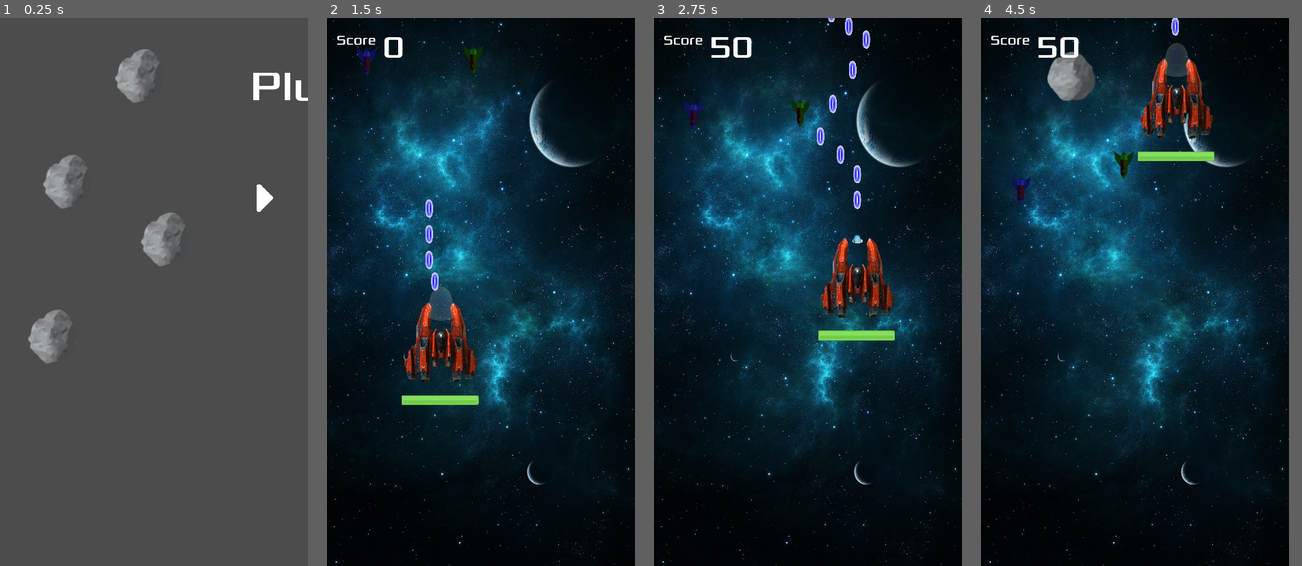
Above: before the commit, frames 1-4 (left to right).
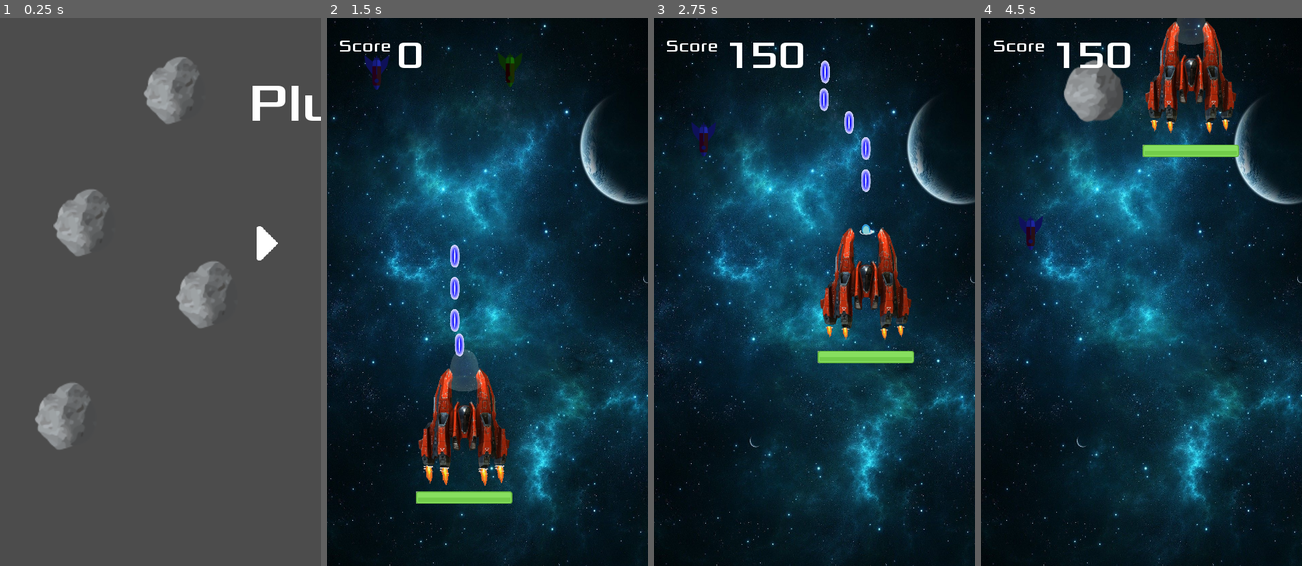
Above: after the commit, the same moments.

Repository: lucaspsantana/plutao
Game: Godot game, scene res://src/gui/Screens.tscn
The game is run twice, just before and just after one commit, with the same random seed, the same clock (stepped at 60 frames per second) and the same inputs.
Inputs (mouse positions are in pixels of both pictures, inside the frame that each line leads up to; where the layout moved, square brackets give the same spot in the first picture):
- Up to frame 1 (0.25 s): no input
- Up to frame 2 (1.5 s): click (429, 242) [439, 198] at 0.5 s; move the mouse to (548, 264) at 1.27 s; click (548, 264) at 1.42 s
- Up to frame 3 (2.75 s): drag from (747, 319) to (856, 275) at 2.02 s
- Up to frame 4 (4.5 s): move the mouse to (1167, 171) at 2.77 s; click (1167, 171) at 2.92 s; drag from (1119, 401) to (1183, 28) at 3.52 s; move the mouse to (1228, 374) at 4.27 s; click (1228, 374) at 4.42 s
In our replay, the window is 450x800 before the commit and 469x800 after it. These sizes can differ from the game's own. Grey fills any space a smaller window leaves; there, only what the larger window draws over its background counts as a difference.

The runs differ from the first frame. In frame 1, 8.5% of the frame differs, in the area x 8-100%, y 5-79%; in frame 2, 41%; in frame 3, 40%; in frame 4, 41%, in the area x 0-100%, y 0-100%.

Commit message:
animation

Diff:
--- a/project.godot
+++ b/project.godot
@@ -30,11 +30,10 @@
 
 [display]
 
-window/size/width=720
-window/size/height=1280
+window/size/width=600
+window/size/height=1024
 window/handheld/orientation="portrait"
 window/stretch/mode="2d"
-window/stretch/aspect="keep"
 
 [input]
 
--- a/src/Actors/Player.tscn
+++ b/src/Actors/Player.tscn
@@ -18,6 +18,11 @@
 [ext_resource path="res://assets/images/explosion2/Ativo 8.png" type="Texture" id=16]
 [ext_resource path="res://assets/images/explosion2/Ativo 9.png" type="Texture" id=17]
 [ext_resource path="res://src/Objects/HealthBar.tscn" type="PackedScene" id=18]
+[ext_resource path="res://src/Objects/Propulsion.tscn" type="PackedScene" id=19]
+[ext_resource path="res://assets/images/turbine/Ativo 1.png" type="Texture" id=20]
+[ext_resource path="res://assets/images/turbine/Ativo 5.png" type="Texture" id=21]
+[ext_resource path="res://assets/images/turbine/Ativo 2.png" type="Texture" id=22]
+[ext_resource path="res://assets/images/turbine/Ativo 3.png" type="Texture" id=23]
 
 [sub_resource type="RectangleShape2D" id=1]
 extents = Vector2( 18.2063, 21.7617 )
@@ -140,6 +145,126 @@
 "values": [ Color( 1, 1, 1, 1 ), Color( 1, 1, 1, 0 ) ]
 }
 
+[sub_resource type="Animation" id=8]
+resource_name = "propulsion"
+length = 0.16
+loop = true
+step = 0.01
+tracks/0/type = "value"
+tracks/0/path = NodePath("propulsion:texture")
+tracks/0/interp = 1
+tracks/0/loop_wrap = true
+tracks/0/imported = false
+tracks/0/enabled = true
+tracks/0/keys = {
+"times": PoolRealArray( 0, 0.05, 0.1, 0.15 ),
+"transitions": PoolRealArray( 0.00866846, 1, 1, 1 ),
+"update": 1,
+"values": [ ExtResource( 20 ), ExtResource( 22 ), ExtResource( 23 ), ExtResource( 21 ) ]
+}
+tracks/1/type = "value"
+tracks/1/path = NodePath("propulsion:position")
+tracks/1/interp = 1
+tracks/1/loop_wrap = true
+tracks/1/imported = false
+tracks/1/enabled = true
+tracks/1/keys = {
+"times": PoolRealArray( 0, 0.05, 0.1, 0.15, 0.16 ),
+"transitions": PoolRealArray( 103.968, 36.7584, 26.9087, 68.5936, 1 ),
+"update": 0,
+"values": [ Vector2( -12.9538, 33.4077 ), Vector2( -12.769, 37.0408 ), Vector2( -12.0808, 39.3892 ), Vector2( -12.4636, 46.4348 ), Vector2( -12.1039, 45.7988 ) ]
+}
+
+[sub_resource type="Animation" id=5]
+resource_name = "propulsion"
+length = 0.16
+loop = true
+step = 0.01
+tracks/0/type = "value"
+tracks/0/path = NodePath("propulsion:texture")
+tracks/0/interp = 1
+tracks/0/loop_wrap = true
+tracks/0/imported = false
+tracks/0/enabled = true
+tracks/0/keys = {
+"times": PoolRealArray( 0, 0.05, 0.1, 0.15 ),
+"transitions": PoolRealArray( 0.00866846, 1, 1, 1 ),
+"update": 1,
+"values": [ ExtResource( 20 ), ExtResource( 22 ), ExtResource( 23 ), ExtResource( 21 ) ]
+}
+tracks/1/type = "value"
+tracks/1/path = NodePath("propulsion:position")
+tracks/1/interp = 1
+tracks/1/loop_wrap = true
+tracks/1/imported = false
+tracks/1/enabled = true
+tracks/1/keys = {
+"times": PoolRealArray( 0, 0.05, 0.1, 0.15, 0.16 ),
+"transitions": PoolRealArray( 103.968, 36.7584, 26.9087, 68.5936, 1 ),
+"update": 0,
+"values": [ Vector2( -12.9538, 33.4077 ), Vector2( -12.769, 37.0408 ), Vector2( -12.0808, 39.3892 ), Vector2( -12.4636, 46.4348 ), Vector2( -12.1039, 45.7988 ) ]
+}
+
+[sub_resource type="Animation" id=6]
+resource_name = "propulsion"
+length = 0.16
+loop = true
+step = 0.01
+tracks/0/type = "value"
+tracks/0/path = NodePath("propulsion:texture")
+tracks/0/interp = 1
+tracks/0/loop_wrap = true
+tracks/0/imported = false
+tracks/0/enabled = true
+tracks/0/keys = {
+"times": PoolRealArray( 0, 0.05, 0.1, 0.15 ),
+"transitions": PoolRealArray( 0.00866846, 1, 1, 1 ),
+"update": 1,
+"values": [ ExtResource( 20 ), ExtResource( 22 ), ExtResource( 23 ), ExtResource( 21 ) ]
+}
+tracks/1/type = "value"
+tracks/1/path = NodePath("propulsion:position")
+tracks/1/interp = 1
+tracks/1/loop_wrap = true
+tracks/1/imported = false
+tracks/1/enabled = true
+tracks/1/keys = {
+"times": PoolRealArray( 0, 0.05, 0.1, 0.15, 0.16 ),
+"transitions": PoolRealArray( 103.968, 36.7584, 26.9087, 68.5936, 1 ),
+"update": 0,
+"values": [ Vector2( -12.9538, 33.4077 ), Vector2( -12.769, 37.0408 ), Vector2( -12.0808, 39.3892 ), Vector2( -12.4636, 46.4348 ), Vector2( -12.1039, 45.7988 ) ]
+}
+
+[sub_resource type="Animation" id=7]
+resource_name = "propulsion"
+length = 0.16
+loop = true
+step = 0.01
+tracks/0/type = "value"
+tracks/0/path = NodePath("propulsion:texture")
+tracks/0/interp = 1
+tracks/0/loop_wrap = true
+tracks/0/imported = false
+tracks/0/enabled = true
+tracks/0/keys = {
+"times": PoolRealArray( 0, 0.05, 0.1, 0.15 ),
+"transitions": PoolRealArray( 0.00866846, 1, 1, 1 ),
+"update": 1,
+"values": [ ExtResource( 20 ), ExtResource( 22 ), ExtResource( 23 ), ExtResource( 21 ) ]
+}
+tracks/1/type = "value"
+tracks/1/path = NodePath("propulsion:position")
+tracks/1/interp = 1
+tracks/1/loop_wrap = true
+tracks/1/imported = false
+tracks/1/enabled = true
+tracks/1/keys = {
+"times": PoolRealArray( 0, 0.05, 0.1, 0.15, 0.16 ),
+"transitions": PoolRealArray( 103.968, 36.7584, 26.9087, 68.5936, 1 ),
+"update": 0,
+"values": [ Vector2( -12.9538, 33.4077 ), Vector2( -12.769, 37.0408 ), Vector2( -12.0808, 39.3892 ), Vector2( -12.4636, 46.4348 ), Vector2( -12.1039, 45.7988 ) ]
+}
+
 [node name="Player" type="KinematicBody2D"]
 position = Vector2( 100, 300 )
 scale = Vector2( 3, 3 )
@@ -202,11 +327,64 @@
 
 [node name="explosion" type="Sprite" parent="."]
 visible = false
-position = Vector2( -9, 1 )
+position = Vector2( -9, 0.764297 )
 texture = ExtResource( 12 )
 
+[node name="turbine1" parent="." instance=ExtResource( 19 )]
+position = Vector2( -16.9381, 15.0352 )
+rotation = -0.045577
+scale = Vector2( 0.5, 0.5 )
+
+[node name="propulsion" parent="turbine1" index="0"]
+position = Vector2( -12.0808, 39.3898 )
+
+[node name="AnimationPlayer" parent="turbine1" index="1"]
+anims/propulsion = SubResource( 8 )
+
+[node name="turbine2" parent="." instance=ExtResource( 19 )]
+position = Vector2( -6.94942, 16.034 )
+rotation = -0.045577
+scale = Vector2( 0.5, 0.5 )
+
+[node name="propulsion" parent="turbine2" index="0"]
+position = Vector2( -12.0808, 39.3898 )
+
+[node name="AnimationPlayer" parent="turbine2" index="1"]
+anims/propulsion = SubResource( 5 )
+
+[node name="turbine3" parent="." instance=ExtResource( 19 )]
+position = Vector2( 17.2732, 16.5335 )
+rotation = -0.045577
+scale = Vector2( 0.5, 0.5 )
+
+[node name="propulsion" parent="turbine3" index="0"]
+position = Vector2( -11.0245, 37.9463 )
+
+[node name="AnimationPlayer" parent="turbine3" index="1"]
+anims/propulsion = SubResource( 6 )
+
+[node name="turbine4" parent="." instance=ExtResource( 19 )]
+position = Vector2( 27.5117, 14.7854 )
+rotation = -0.045577
+scale = Vector2( 0.5, 0.5 )
+
+[node name="propulsion" parent="turbine4" index="0"]
+position = Vector2( -12.0808, 39.3898 )
+
+[node name="AnimationPlayer" parent="turbine4" index="1"]
+anims/propulsion = SubResource( 7 )
+
 [node name="HealthDisplay" parent="." instance=ExtResource( 18 )]
-position = Vector2( -30.7621, 41.2037 )
+light_mask = -2147483640
+position = Vector2( -30.2751, 45.4736 )
 [connection signal="area_entered" from="EnemyDetector" to="." method="_on_EnemyDetector_area_entered"]
 [connection signal="body_entered" from="EnemyDetector" to="." method="_on_EnemyDetector_body_entered"]
 [connection signal="timeout" from="Timer" to="." method="_on_Timer_timeout"]
+
+[editable path="turbine1"]
+
+[editable path="turbine2"]
+
+[editable path="turbine3"]
+
+[editable path="turbine4"]
--- a/src/Objects/HealthBar.tscn
+++ b/src/Objects/HealthBar.tscn
@@ -5,6 +5,7 @@
 [ext_resource path="res://assets/images/Ativo 1@0.33x.png" type="Texture" id=3]
 
 [node name="HealthDisplay" type="Node2D"]
+light_mask = 8
 scale = Vector2( 0.3, 0.3 )
 script = ExtResource( 2 )
 __meta__ = {
--- /dev/null
+++ b/src/Objects/Propulsion.tscn
@@ -0,0 +1,50 @@
+[gd_scene load_steps=6 format=2]
+
+[ext_resource path="res://assets/images/turbine/Ativo 1.png" type="Texture" id=1]
+[ext_resource path="res://assets/images/turbine/Ativo 5.png" type="Texture" id=2]
+[ext_resource path="res://assets/images/turbine/Ativo 2.png" type="Texture" id=3]
+[ext_resource path="res://assets/images/turbine/Ativo 3.png" type="Texture" id=4]
+
+[sub_resource type="Animation" id=1]
+resource_name = "propulsion"
+length = 0.2
+loop = true
+tracks/0/type = "value"
+tracks/0/path = NodePath("propulsion:texture")
+tracks/0/interp = 1
+tracks/0/loop_wrap = true
+tracks/0/imported = false
+tracks/0/enabled = true
+tracks/0/keys = {
+"times": PoolRealArray( 0, 0.05, 0.1, 0.15 ),
+"transitions": PoolRealArray( 1, 1, 1, 1 ),
+"update": 1,
+"values": [ ExtResource( 1 ), ExtResource( 3 ), ExtResource( 4 ), ExtResource( 2 ) ]
+}
+tracks/1/type = "value"
+tracks/1/path = NodePath("propulsion:position")
+tracks/1/interp = 1
+tracks/1/loop_wrap = true
+tracks/1/imported = false
+tracks/1/enabled = true
+tracks/1/keys = {
+"times": PoolRealArray( 0, 0.05, 0.1, 0.15 ),
+"transitions": PoolRealArray( 1, 1, 1, 1 ),
+"update": 0,
+"values": [ Vector2( -13.032, 35.4055 ), Vector2( -12.1421, 38.0752 ), Vector2( -12.6135, 40.1967 ), Vector2( -11.2786, 49.0956 ) ]
+}
+
+[node name="Propulsion" type="Node2D"]
+position = Vector2( -121.151, 344.966 )
+rotation = -3.14159
+scale = Vector2( 7.12352, 8.30372 )
+
+[node name="propulsion" type="Sprite" parent="."]
+position = Vector2( -12.5203, 40.8183 )
+rotation = 3.14159
+scale = Vector2( 0.14038, 0.120428 )
+texture = ExtResource( 4 )
+
+[node name="AnimationPlayer" type="AnimationPlayer" parent="."]
+autoplay = "propulsion"
+anims/propulsion = SubResource( 1 )
--- a/src/gui/BaseScreen.gd
+++ b/src/gui/BaseScreen.gd
@@ -3,8 +3,8 @@
 onready var tween = $Tween
 
 func appear():
-	tween.interpolate_property(self, "offset:x", 720, 0, 0.5, Tween.TRANS_BACK, Tween.EASE_IN_OUT)
+	tween.interpolate_property(self, "offset:x", 600, 0, 0.5, Tween.TRANS_BACK, Tween.EASE_IN_OUT)
 	tween.start()
 func disappear():
-	tween.interpolate_property(self, "offset:x", 0, 720, 0.4, Tween.TRANS_BACK, Tween.EASE_IN_OUT)
+	tween.interpolate_property(self, "offset:x", 0, 600, 0.4, Tween.TRANS_BACK, Tween.EASE_IN_OUT)
 	tween.start()
--- a/src/gui/BaseScreen.tscn
+++ b/src/gui/BaseScreen.tscn
@@ -4,8 +4,8 @@
 [ext_resource path="res://assets/fonts/xolonium_64.tres" type="DynamicFont" id=2]
 
 [node name="BaseScreen" type="CanvasLayer"]
-offset = Vector2( 720, 0 )
-transform = Transform2D( 1, 0, 0, 1, 720, 0 )
+offset = Vector2( 600, 0 )
+transform = Transform2D( 1, 0, 0, 1, 600, 0 )
 script = ExtResource( 1 )
 __meta__ = {
 "_edit_horizontal_guides_": [ 1283.21, 610.409, 665.846, 572.612 ],
@@ -14,8 +14,8 @@
 }
 
 [node name="MarginContainer" type="MarginContainer" parent="."]
-margin_right = 720.0
-margin_bottom = 1280.0
+margin_right = 600.0
+margin_bottom = 1024.0
 custom_constants/margin_right = 20
 custom_constants/margin_top = 100
 custom_constants/margin_left = 20
@@ -27,12 +27,12 @@
 [node name="VBoxContainer" type="VBoxContainer" parent="MarginContainer"]
 margin_left = 20.0
 margin_top = 100.0
-margin_right = 700.0
-margin_bottom = 1260.0
+margin_right = 580.0
+margin_bottom = 1004.0
 custom_constants/separation = 150
 
 [node name="Label" type="Label" parent="MarginContainer/VBoxContainer"]
-margin_right = 680.0
+margin_right = 560.0
 margin_bottom = 120.0
 custom_fonts/font = ExtResource( 2 )
 text = "Plutão"
@@ -41,14 +41,14 @@
 
 [node name="Buttons" type="HBoxContainer" parent="MarginContainer/VBoxContainer"]
 margin_top = 270.0
-margin_right = 680.0
+margin_right = 560.0
 margin_bottom = 270.0
 custom_constants/separation = 100
 alignment = 1
 
 [node name="Buttons2" type="HBoxContainer" parent="MarginContainer/VBoxContainer"]
 margin_top = 420.0
-margin_right = 680.0
+margin_right = 560.0
 margin_bottom = 420.0
 custom_constants/separation = 75
 alignment = 1
--- a/src/gui/Screens.tscn
+++ b/src/gui/Screens.tscn
@@ -31,7 +31,13 @@
 autoplay = true
 
 [node name="GameOver" parent="." instance=ExtResource( 5 )]
+offset = Vector2( 720, 0 )
+transform = Transform2D( 1, 0, 0, 1, 720, 0 )
 
 [node name="Settings" parent="." instance=ExtResource( 6 )]
+offset = Vector2( 720, 0 )
+transform = Transform2D( 1, 0, 0, 1, 720, 0 )
 
 [node name="TitleScreens" parent="." instance=ExtResource( 4 )]
+offset = Vector2( 720, 0 )
+transform = Transform2D( 1, 0, 0, 1, 720, 0 )
Binary file added: assets/images/turbine/Ativo 1.png
Not shown, added: assets/images/turbine/Ativo 1.png.import
Binary file added: assets/images/turbine/Ativo 2.png
Not shown, added: assets/images/turbine/Ativo 2.png.import
Binary file added: assets/images/turbine/Ativo 3.png
Not shown, added: assets/images/turbine/Ativo 3.png.import
Binary file added: assets/images/turbine/Ativo 5.png
Not shown, added: assets/images/turbine/Ativo 5.png.import
Not shown: 1 places in src/Actors/Player.tscn that only renumber resources
